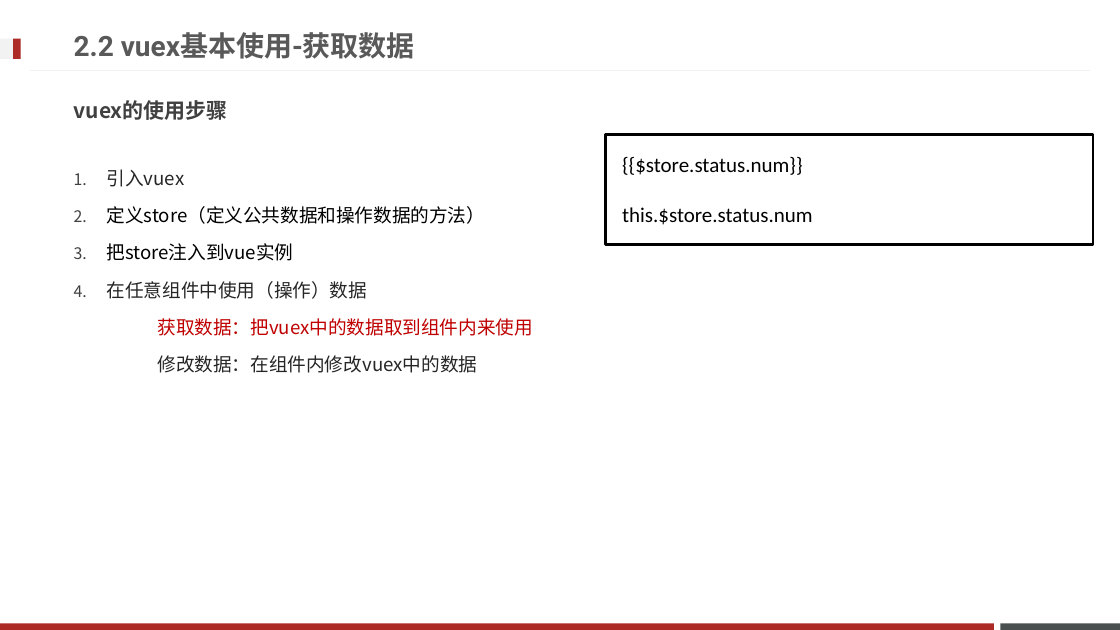
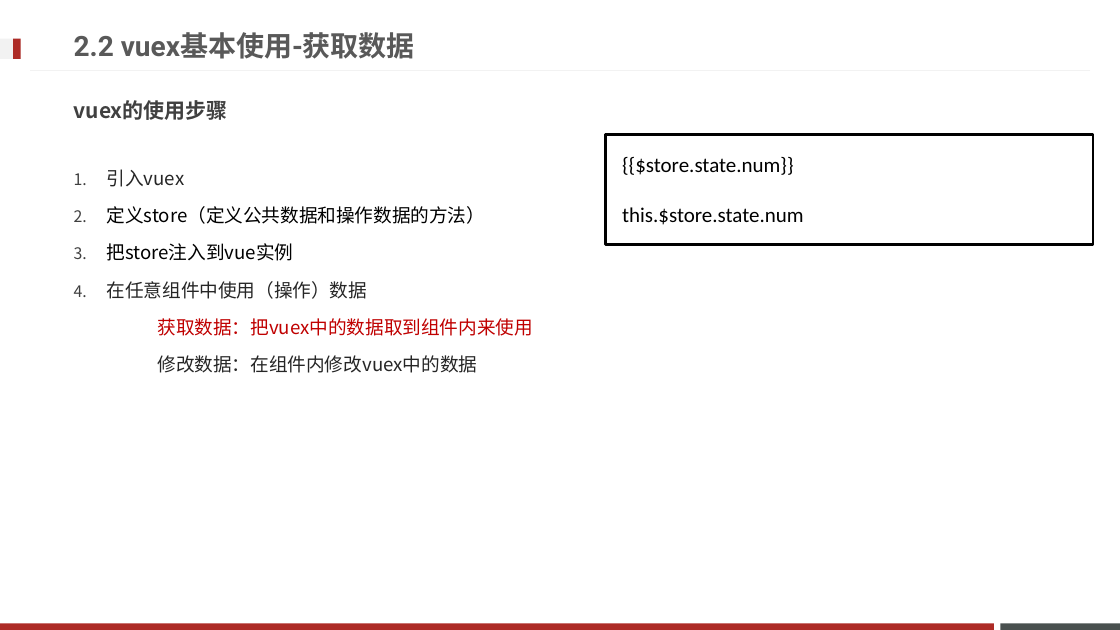
Before and after one commit to fanyouf/hmtt_web, a slide deck: slide 13 of 00ppt/01-用脚手架工具创建项目学习Vuex的使用.pptx. Drawn at 1120x630 pixels with LibreOffice and Linux fonts; fonts in the diff are those of the drawing; background and template pictures are left out. Boxes give left, top, right and bottom in pixels: in the first picture for what was removed or moved away, otherwise in the second. Text is boxed around its words. In the diff, an @@ line names an element or a change of style, - is before the commit and + after.

Commit message:
定义并使用公共数据

```diff
--- a/00ppt/01-用脚手架工具创建项目学习Vuex的使用.pptx
+++ b/00ppt/01-用脚手架工具创建项目学习Vuex的使用.pptx
@@ text in rectangle at [622, 157, 804, 225]: text changed @@
-{{$store.status.num}}
-this.$store.status.num
+{{$store.state.num}}
+this.$store.state.num
```
Also in this commit, not shown: 5 other slides changed, 18 other files.
